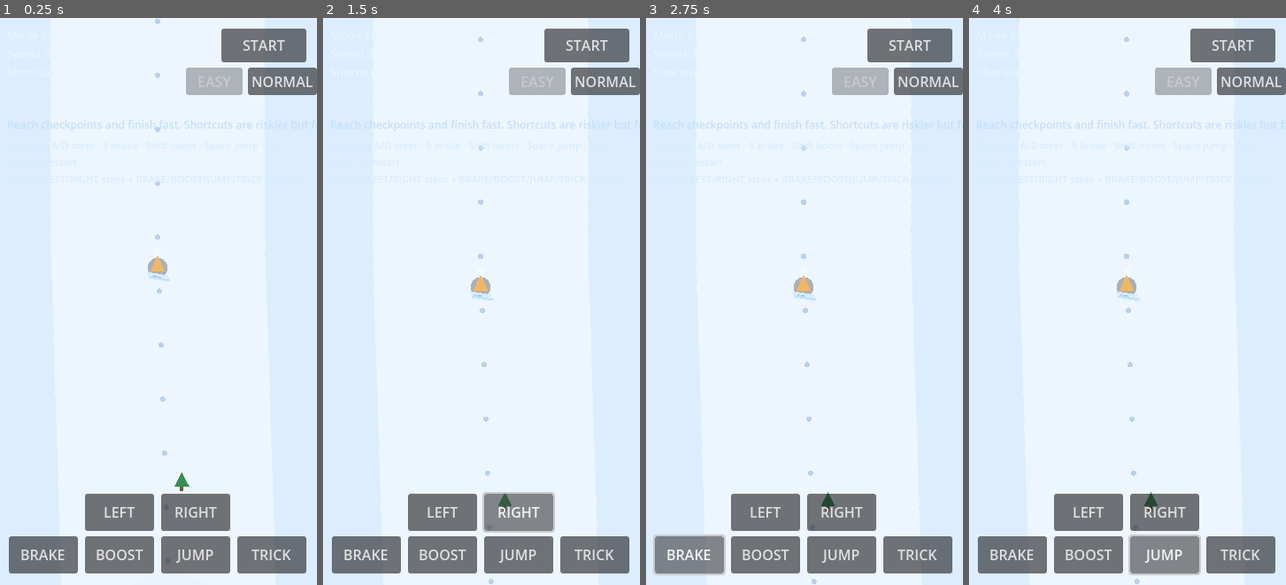
Above: before the commit, frames 1-4 (left to right).
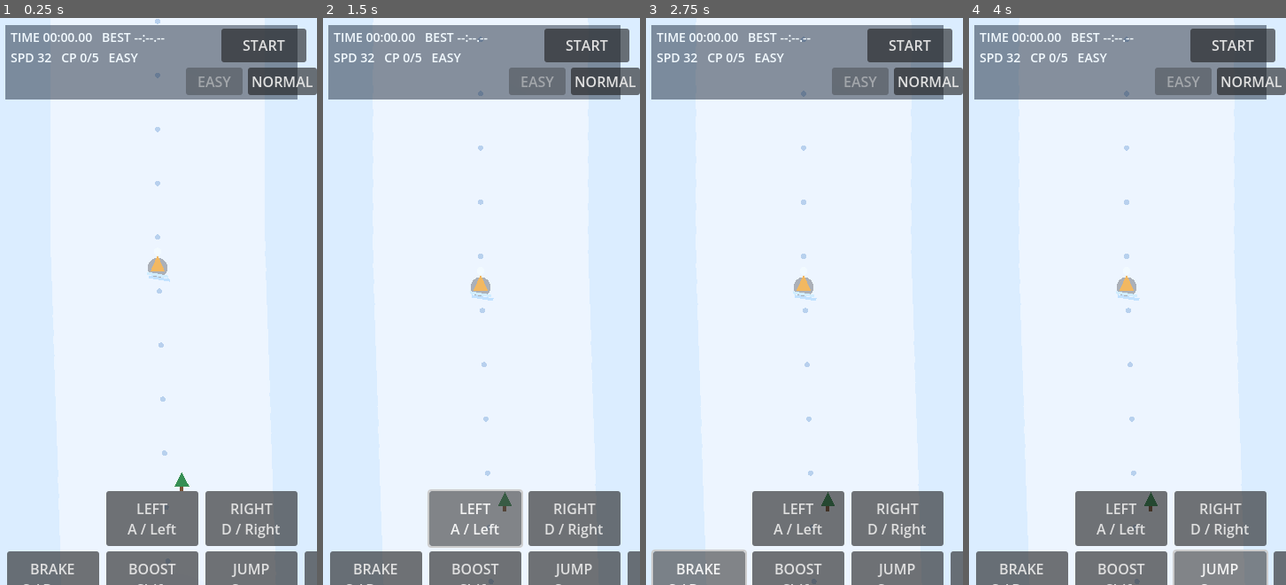
Above: after the commit, the same moments.

Repository: wndzlf/TapTapCho
Game: Godot game, scene res://scenes/main/Main.tscn
The game is run twice, just before and just after one commit, with the same random seed, the same clock (stepped at 60 frames per second) and the same inputs.
Inputs (mouse positions are in pixels of both pictures, inside the frame that each line leads up to):
- Up to frame 1 (0.25 s): no input
- Up to frame 2 (1.5 s): click (443, 511) at 0.5 s, where only the run before the commit has a clickable "LEFT"; click (519, 511) at 1.25 s, where only the run before the commit has a clickable "RIGHT"
- Up to frame 3 (2.75 s): click (690, 556) at 2 s, where only the run before the commit has a clickable "BRAKE"
- Up to frame 4 (4 s): click (1089, 556) at 2.75 s, where only the run before the commit has a clickable "BOOST"; click "JUMP" (after the commit: "JUMP Space") at 3.5 s

The runs differ from the first frame. In frame 1, 20% of the frame differs, in the area x 1-100%, y 1-100%; in frame 2, 20%; in frame 3, 20%; in frame 4, 20%.

Commit message:
ui: simplify ski hud and add key hints on control buttons

Diff:
--- a/godot-winter-ski-rush/scenes/main/Main.gd
+++ b/godot-winter-ski-rush/scenes/main/Main.gd
@@ -101,7 +101,6 @@
 var canvas_layer: CanvasLayer
 var hud_label: Label
 var hint_label: Label
-var guide_label: Label
 var start_button: Button
 var easy_button: Button
 var normal_button: Button
@@ -572,32 +571,29 @@
 	root.mouse_filter = Control.MOUSE_FILTER_IGNORE
 	canvas_layer.add_child(root)
 
+	var hud_bg := ColorRect.new()
+	hud_bg.position = Vector2(8, 8)
+	hud_bg.size = Vector2(330, 84)
+	hud_bg.color = Color(0.04, 0.09, 0.16, 0.46)
+	root.add_child(hud_bg)
+
 	hud_label = Label.new()
-	hud_label.position = Vector2(10, 10)
-	hud_label.size = Vector2(250, 110)
-	hud_label.add_theme_color_override("font_color", Color(0.9, 0.96, 1.0))
-	hud_label.add_theme_font_size_override("font_size", 13)
+	hud_label.position = Vector2(14, 12)
+	hud_label.size = Vector2(316, 52)
+	hud_label.add_theme_color_override("font_color", Color(0.95, 0.98, 1.0))
+	hud_label.add_theme_font_size_override("font_size", 14)
 	hud_label.horizontal_alignment = HORIZONTAL_ALIGNMENT_LEFT
 	hud_label.vertical_alignment = VERTICAL_ALIGNMENT_TOP
 	hud_label.autowrap_mode = TextServer.AUTOWRAP_OFF
 	root.add_child(hud_label)
 
 	hint_label = Label.new()
-	hint_label.position = Vector2(10, 112)
-	hint_label.size = Vector2(340, 24)
-	hint_label.add_theme_color_override("font_color", Color(0.76, 0.88, 1.0))
+	hint_label.position = Vector2(14, 62)
+	hint_label.size = Vector2(316, 24)
+	hint_label.add_theme_color_override("font_color", Color(0.99, 0.89, 0.62))
 	hint_label.add_theme_font_size_override("font_size", 12)
-	hint_label.text = "Reach checkpoints and finish fast. Shortcuts are riskier but faster."
+	hint_label.text = ""
 	root.add_child(hint_label)
-
-	guide_label = Label.new()
-	guide_label.position = Vector2(10, 136)
-	guide_label.size = Vector2(340, 60)
-	guide_label.add_theme_color_override("font_color", Color(0.84, 0.93, 1.0))
-	guide_label.add_theme_font_size_override("font_size", 11)
-	guide_label.autowrap_mode = TextServer.AUTOWRAP_WORD_SMART
-	guide_label.text = "Desktop: A/D steer · S brake · Shift boost · Space jump · Q/E trick · R restart\nMobile: LEFT/RIGHT steer + BRAKE/BOOST/JUMP/TRICK buttons"
-	root.add_child(guide_label)
 
 	start_button = Button.new()
 	start_button.text = "START"
@@ -643,8 +639,8 @@
 	row_steer.add_theme_constant_override("separation", 8)
 	controls.add_child(row_steer)
 
-	var left_btn := _make_hold_button("LEFT", func() -> void: touch_left = true, func() -> void: touch_left = false)
-	var right_btn := _make_hold_button("RIGHT", func() -> void: touch_right = true, func() -> void: touch_right = false)
+	var left_btn := _make_hold_button("LEFT\nA / Left", func() -> void: touch_left = true, func() -> void: touch_left = false)
+	var right_btn := _make_hold_button("RIGHT\nD / Right", func() -> void: touch_right = true, func() -> void: touch_right = false)
 
 	row_steer.add_child(left_btn)
 	row_steer.add_child(right_btn)
@@ -654,10 +650,10 @@
 	row_actions.add_theme_constant_override("separation", 8)
 	controls.add_child(row_actions)
 
-	var brake_btn := _make_hold_button("BRAKE", func() -> void: touch_brake = true, func() -> void: touch_brake = false)
-	var crouch_btn := _make_hold_button("BOOST", func() -> void: touch_crouch = true, func() -> void: touch_crouch = false)
-	var jump_btn := _make_tap_button("JUMP", func() -> void: touch_jump_queued = true)
-	var trick_btn := _make_hold_button("TRICK", func() -> void: touch_trick = true, func() -> void: touch_trick = false)
+	var brake_btn := _make_hold_button("BRAKE\nS / Down", func() -> void: touch_brake = true, func() -> void: touch_brake = false)
+	var crouch_btn := _make_hold_button("BOOST\nShift", func() -> void: touch_crouch = true, func() -> void: touch_crouch = false)
+	var jump_btn := _make_tap_button("JUMP\nSpace", func() -> void: touch_jump_queued = true)
+	var trick_btn := _make_hold_button("TRICK\nQ / E", func() -> void: touch_trick = true, func() -> void: touch_trick = false)
 
 	row_actions.add_child(brake_btn)
 	row_actions.add_child(crouch_btn)
@@ -696,7 +692,7 @@
 func _make_hold_button(label: String, on_press: Callable, on_release: Callable) -> Button:
 	var b := Button.new()
 	b.text = label
-	b.custom_minimum_size = Vector2(78, 42)
+	b.custom_minimum_size = Vector2(104, 62)
 	b.mouse_default_cursor_shape = Control.CURSOR_POINTING_HAND
 	b.button_down.connect(on_press)
 	b.button_up.connect(on_release)
@@ -707,7 +703,7 @@
 func _make_tap_button(label: String, on_tap: Callable) -> Button:
 	var b := Button.new()
 	b.text = label
-	b.custom_minimum_size = Vector2(78, 42)
+	b.custom_minimum_size = Vector2(104, 62)
 	b.mouse_default_cursor_shape = Control.CURSOR_POINTING_HAND
 	b.pressed.connect(on_tap)
 	return b
@@ -857,20 +853,19 @@
 
 	var best_label := "--:--.--" if best_time == INF else _fmt_time(best_time)
 	var speed_kmh := int(round(forward_speed * 0.42))
-	var main_line := "Mode %s   Time %s   Best %s" % [_difficulty_name(), _fmt_time(run_time), best_label]
-	var sub_line := "Speed %d km/h   CP %d/%d   Crash %d" % [speed_kmh, cp_now, checkpoints.size(), crash_count]
-	var extra_line := "Shortcut %d/%d   Style %d" % [shortcut_count, SHORTCUT_IDS.size(), style_score]
-	hud_label.text = "%s\n%s\n%s" % [main_line, sub_line, extra_line]
+	var main_line := "TIME %s   BEST %s" % [_fmt_time(run_time), best_label]
+	var sub_line := "SPD %d   CP %d/%d   %s" % [speed_kmh, cp_now, checkpoints.size(), _difficulty_name()]
+	hud_label.text = "%s\n%s" % [main_line, sub_line]
 
 	if hint_label != null:
 		if run_finished:
-			hint_label.text = "Finished! Press START to run again"
+			hint_label.text = "Finished. Press START."
 		elif crashed:
-			hint_label.text = "Respawning from checkpoint..."
+			hint_label.text = "Respawning..."
 		elif status_text != "":
 			hint_label.text = status_text
 		else:
-			hint_label.text = "Reach checkpoints and finish fast. Shortcuts are riskier but faster."
+			hint_label.text = ""
 
 
 func _fmt_time(sec: float) -> String:
Not shown, changed: godot-winter-ski-rush-web/index.html
Not shown, changed: godot-winter-ski-rush-web/index.pck
